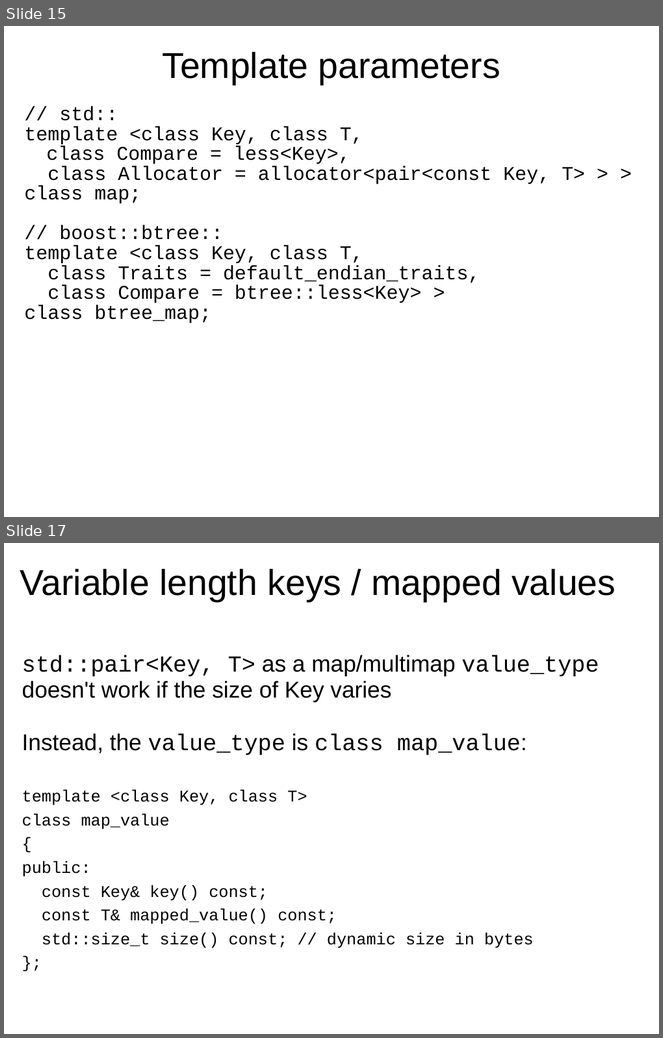
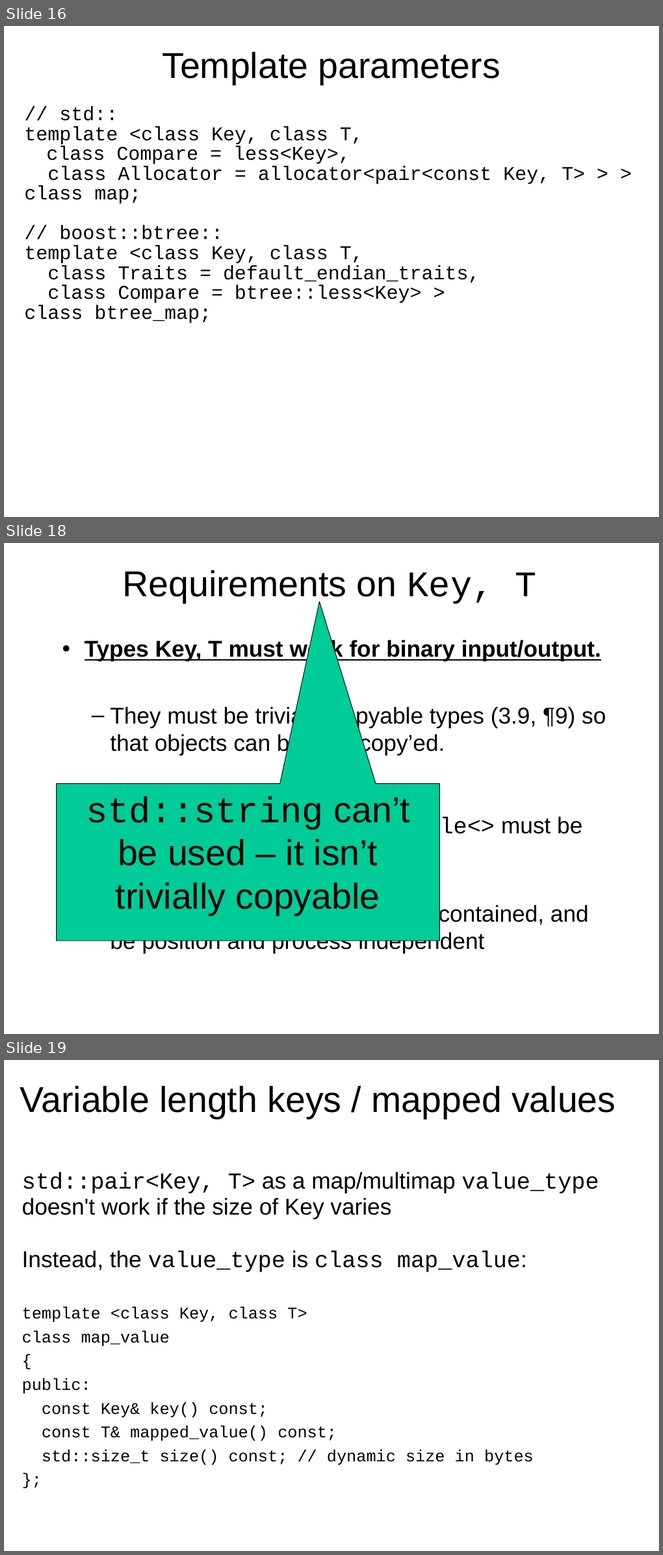
Before and after one commit to Beman/btree, a slide deck: libs/btree/doc/Proposed-B-tree-library.ppt. Shown one above the other, each under a label of ours: slides 15 and 17 before the commit, slides 16, 18 and 19 after it; the slides between them are not shown. The pictures are 663x1038 and 663x1555 pixels, drawn with LibreOffice and Linux fonts; fonts in the diff are those of the drawing; background and template pictures are left out. Boxes give left, top, right and bottom in pixels: in the first picture for what was removed or moved away, otherwise in the second. Text is boxed around its words. In the diff, an @@ line names an element or a change of style, - is before the commit and + after.

```diff
--- a/libs/btree/doc/Proposed-B-tree-library.ppt
+++ b/libs/btree/doc/Proposed-B-tree-library.ppt
@@ slide 18 added at [4,543,659,1034], background picture (left out) @@
@@ title added at [123,570,537,604], 44 pt, text #000000 @@
+Requirements on Key, T
@@ text added at [85,639,606,954], 28 pt, text #000000 @@
+• Types Key, T must work for binary input/output.
+  – They must be trivially copyable types (3.9, ¶9) so that objects can be memcopy’ed.
+    In other words, std::is_trivially_copyable<> must be true for the type
+  – Objects of the type must be self-contained, and be position and process independent
@@ speech box added at [57,783,440,941], fill #00CC99, outline #000000 0.74 pt, 44 pt, text #000000 @@
+std::string can’t be used – it isn’t trivially copyable
@@ what was slide 15 is now slide 16 @@
@@ what was slide 17 is now slide 19 @@
```
Also in this commit, not shown: 6 slides changed, 1 other slide added, 1 other file.
